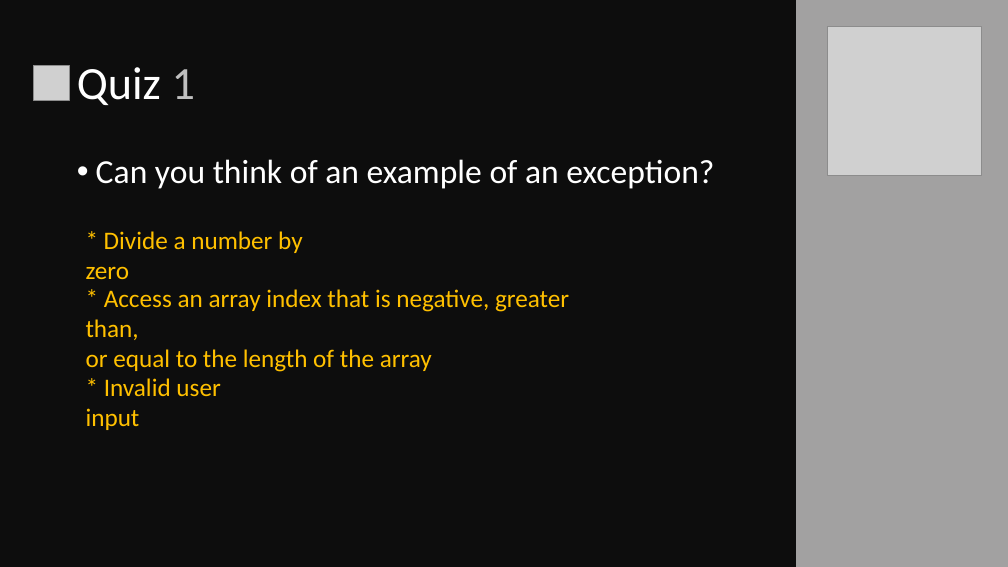
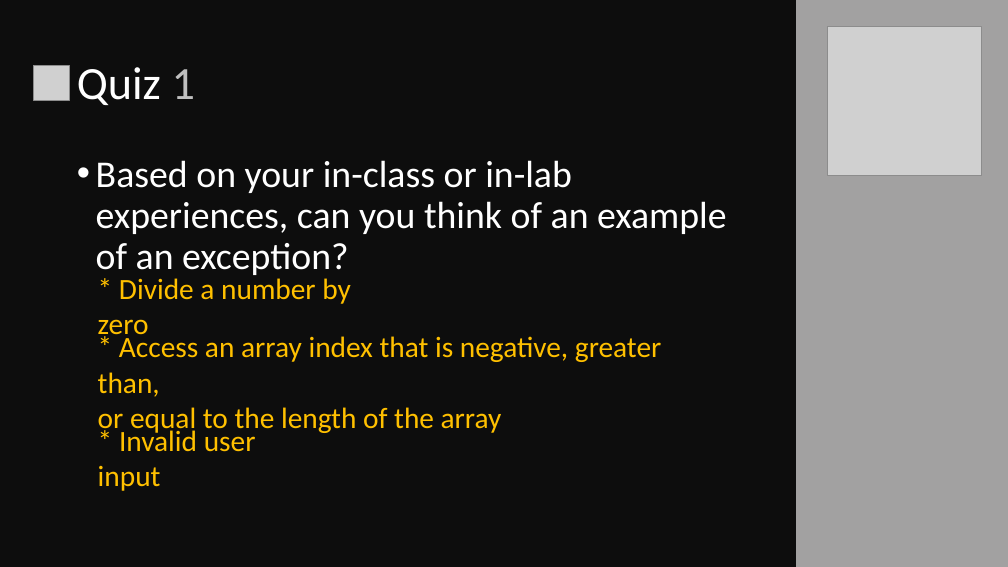
Before and after one commit to steliosot/java_exceptions_tutorial, a slide deck: slide 6 of Exceptions short tutorial.pptx. Drawn at 1008x567 pixels with LibreOffice and Linux fonts; fonts in the diff are those of the drawing; grey boxes stand for pictures. Boxes give left, top, right and bottom in pixels: in the first picture for what was removed or moved away, otherwise in the second. Text is boxed around its words. In the diff, an @@ line names an element or a change of style, - is before the commit and + after.

```diff
--- a/Exceptions short tutorial.pptx
+++ b/Exceptions short tutorial.pptx
@@ text at (96, 160, 727, 275): text changed; size 32 to 36 pt @@
-• Can you think of an example of an exception?
+• Based on your in-class or in-lab experiences, can you think of an example of an exception?
@@ text "* Divide a number by ...": place and size @@
-text "* Divide a number by ..." at (86, 231, 303, 279)
+text "* Divide a number by ..." at (98, 278, 351, 342)
@@ size 24 to 28 pt in 3 elements at (98, 427, 256, 491), (98, 278, 351, 342), (98, 333, 661, 435) @@
@@ text "* Access an array index ...": place and size @@
-text "* Access an array index ..." at (86, 289, 569, 372)
+text "* Access an array index ..." at (98, 333, 661, 435)
@@ text "* Invalid user input": place and size @@
-text "* Invalid user input" at (86, 378, 220, 430)
+text "* Invalid user input" at (98, 427, 256, 491)
```
Also in this commit, not shown: 15 other slides changed, 1 slide added, 2 other files.
